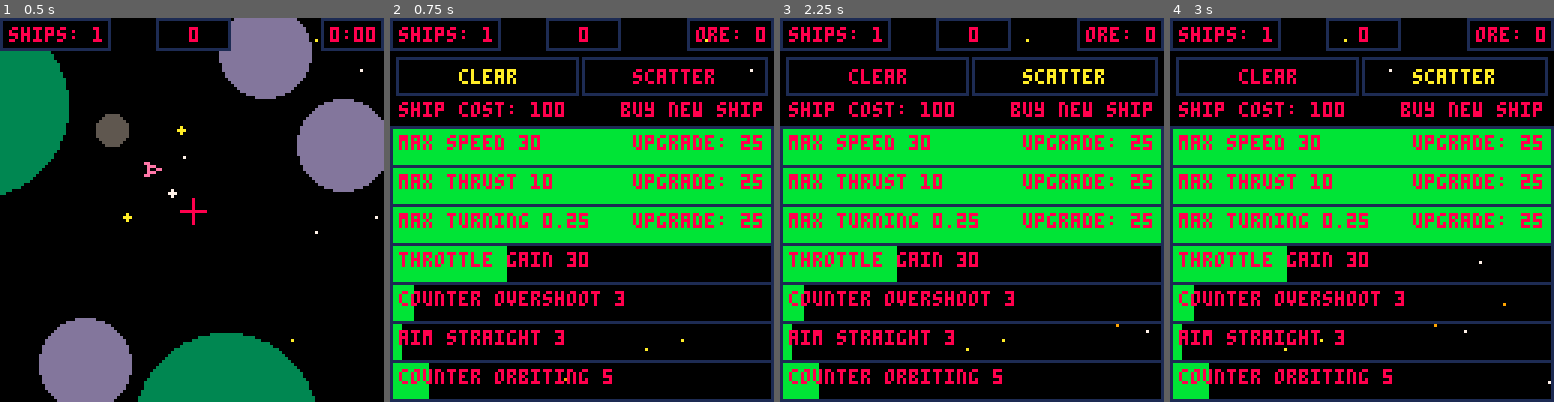
Above: before the commit, frames 1-4 (left to right).
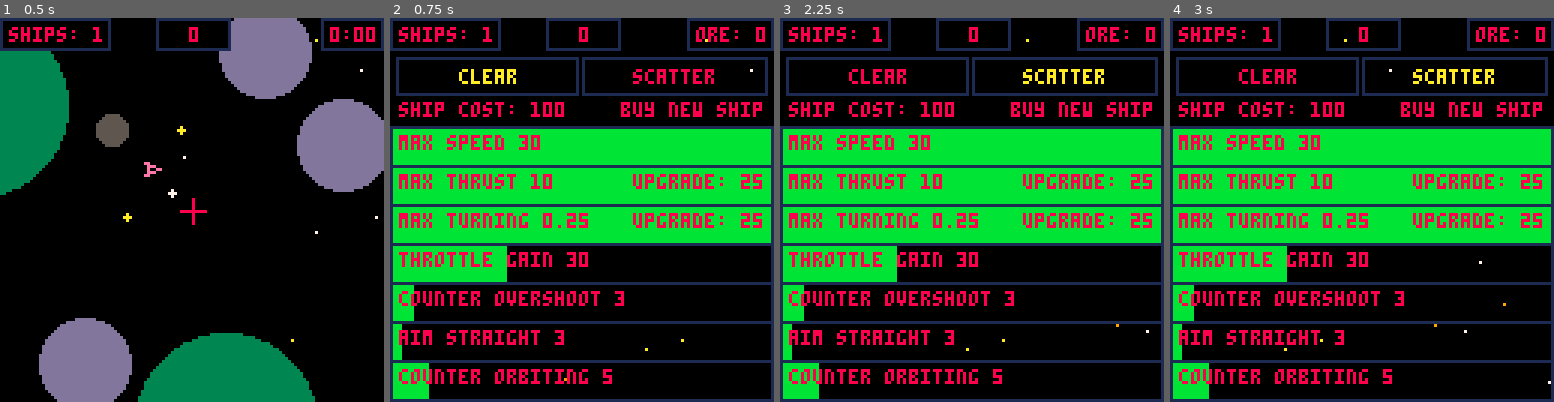
Above: after the commit, the same moments.

Repository: TarkanAl-Kazily/game-jams
Game: PICO-8 cartridge gmtk/main.p8
Same seed, same stepped clock (60 frames per second), same inputs: the game is played once before the commit and once after it.
Inputs:
- Up to frame 1 (0.5 s): tap X (X key) at 0.33 s
- Up to frame 2 (0.75 s): tap O (Z key) at 0.7 s
- Up to frame 3 (2.25 s): tap X (X key) at 1.07, 1.85 s; hold Right 1.6-2.1 s; tap O (Z key) at 1.7, 2.1 s; hold Up from 2.15 s (still down)
- Up to frame 4 (3 s): release Up at 2.42 s; hold Right from 2.47 s (still down); tap O (Z key) at 2.5, 2.9 s; tap X (X key) at 2.97 s

Frame 1 is identical in both runs. In frame 2, 0.6% of the frame differs, in the area x 63-97%, y 30-35%; in frame 3, 0.6%; in frame 4, 0.6%.

Commit message:
Version 2.0
Added music.
Made max speed automatic.
Changed scatter to scatter only to selected targets

Diff:
--- a/gmtk/controls.lua
+++ b/gmtk/controls.lua
@@ -53,7 +53,7 @@
     state.q_ddot.d = 0
 
     if control.acceleration > 0 then
-        sfx(1)
+        --sfx(1)
     end
 end
 
@@ -148,16 +148,21 @@
 end
 
 function miners_scatter()
-    picked_zones = {}
-    for i=1,#entities do
+    for i = 1, #entities do
         local e = entities[i]
         if e.type == "miner" then
-            printh("Hi!")
-            e.current_target = 0
-            e.zero_target_zone = next_random_zone(picked_zones)
-            add(picked_zones, e.zero_target_zone)
+            e.current_target = flr(rnd(#miner_targets)) + 1
         end
     end
+    --picked_zones = {}
+    --for i=1,#entities do
+    --    local e = entities[i]
+    --    if e.type == "miner" then
+    --        e.current_target = 0
+    --        e.zero_target_zone = next_random_zone(picked_zones)
+    --        add(picked_zones, e.zero_target_zone)
+    --    end
+    --end
 end
 
 -- returns one zone at random in entities that is not in removed.
--- a/gmtk/draw.lua
+++ b/gmtk/draw.lua
@@ -135,7 +135,7 @@
         rectfill(top_x, top_y, top_x + 127 * values[i] / max_values[i], top_y + height, 11)
         rect(top_x, top_y, top_x + 127, top_y + height, 1)
         print(player_menu.entries[i].." "..values[i], top_x + 3, top_y + 3, player_menu.menu_item == i and 10 or 8)
-        if i+1 <= #upgrade_costs then
+        if i != 1 and i+1 <= #upgrade_costs then
             local msg = "upgrade: "..upgrade_costs[i+1]
             print(msg, top_x + 125 - 4 * #msg, top_y + 3, player_menu.menu_item == i and 10 or 8)
         end
--- a/gmtk/main.p8
+++ b/gmtk/main.p8
@@ -1,8 +1,8 @@
 pico-8 cartridge // http://www.pico-8.com
 version 29
 __lua__
--- space controller v1_7
--- tarkan al-kazily
+-- space controller v1_8
+-- by tarkan al-kazily
 
 #include objects.lua
 #include controls.lua
@@ -37,6 +37,7 @@
 player_mode = "manager"
 
 function _init()
+  music(5, 0, 7)
   last_time_pts_sfx = time
   background = generate_background()
   game_entities = generate_zones()
@@ -59,6 +60,7 @@
 end
 
 function init_endless()
+  --music(3, 0, 7)
   miner_targets={}
   time = 0
   entities = game_entities
@@ -69,6 +71,7 @@
 end
 
 function init_timed()
+  --music(3, 0, 7)
   miner_targets={}
   time = 0
   entities = game_entities
@@ -81,6 +84,7 @@
 end
 
 function init_fixed_ships()
+  --music(3, 0, 7)
   miner_targets={}
   time = 0
   entities = game_entities
@@ -285,6 +289,7 @@
   if out_of_bounds(e) then
     if e.type == "miner" or e.type == "player" then
       miner_count -= 1
+    		sfx(2, 3)
     end
 
     if e.type == "player" then
@@ -327,7 +332,7 @@
     if (e.type == "zone") and overlap(e, ship) then
       local pts = flr(e.point)
       if pts > 0 and time - last_time_pts_sfx > 0.1 then
-        sfx(0)
+        sfx(0, 3)
         last_time_pts_sfx = time
       end
       if not title.active then
@@ -447,10 +452,16 @@
   local max_values = {upgrade_maximums.max_velocity, upgrade_maximums.max_acceleration, upgrade_maximums.max_angular_velocity, upgrade_maximums.kp_1, upgrade_maximums.kd_1, upgrade_maximums.kp_2, upgrade_maximums.kd_2}
   if btnp(2) then
     player_menu.menu_item -= 1
+    if player_menu.menu_item == 1 then
+      player_menu.menu_item = 0
+    end
   end
 
   if btnp(3) then
     player_menu.menu_item += 1
+    if player_menu.menu_item == 1 then
+      player_menu.menu_item = 2
+    end
   end
   player_menu.menu_item = mid(-1, player_menu.menu_item, #player_menu.entries)
 
@@ -475,6 +486,7 @@
           end
         else
           score -= upgrade_costs[player_menu.menu_item+1]
+          max_values[1] += upgrade_amounts[1]
           max_values[player_menu.menu_item] += upgrade_amounts[player_menu.menu_item]
           upgrade_costs[player_menu.menu_item+1] += 25
         end
Not shown, changed: 25 lines of the sprite sheet (__gfx__) section of gmtk/main.p8
Not shown, changed: the thumbnail (__label__) section of gmtk/main.p8
Not shown, changed: the music (__music__) section of gmtk/main.p8
Not shown, changed: the sound effects (__sfx__) section of gmtk/main.p8
